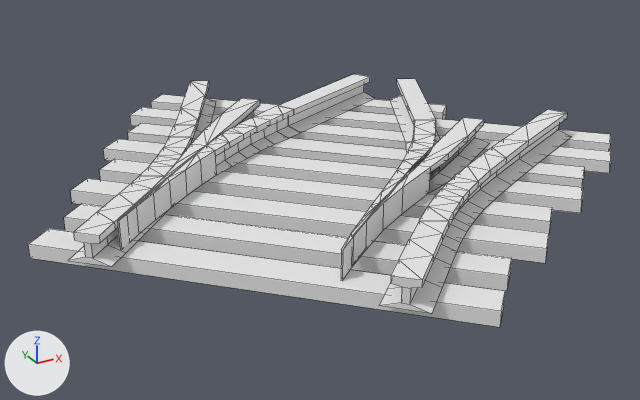
Two versions of the OBJ model models/advtrains_dtrack_s3_tieless_r_45.obj, one commit apart.
One viewpoint serves both versions: a camera (50 mm lens) standing at (-1.38, -2.59, 0.8) and looking at (0.14, 0.18, -0.59). Arrows for +X, +Y and +Z are at lower left; the lights stay in place. Mesh edges are drawn as thin lines. Where no turn or scale is listed for an object, it has been applied to the vertices.

The first picture shows 'dtrack_s3_blade_cr_cr_l_BezierCurve.014', 'dtrack_s3_blade_cr_st_r_BezierCurve.019', 'dtrack_s3_blade_st_cr_r_BezierCurve.020', 'dtrack_s3_blade_st_st_l_BezierCurve.015', 'dtrack_sy_45.frog.002_Cube.003', 'dtrack_sy_45.sleepers.002_Cube.005', 'dtrack_sy_45.stockrails_NurbsCurve.001'.
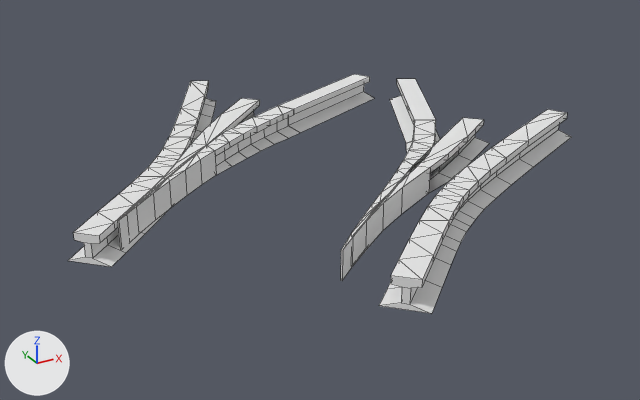
Where the change shows, as pixel boxes [x1, y1, x2, y2] in the pictures (640 x 400 px):
'dtrack_sy_45.sleepers.002_Cube.005', deleted: before [28, 94, 611, 327]

The change, as a diff of the scene's bpy script:
```diff
--- a/models/advtrains_dtrack_s3_tieless_r_45.obj.py
+++ b/models/advtrains_dtrack_s3_tieless_r_45.obj.py
@@ ob_dtrack_sy_45_sleepers_002_cube_005 @@
-ob_dtrack_sy_45_sleepers_002_cube_005 = bpy.data.objects.new('dtrack_sy_45.sleepers.002_Cube.005', me_dtrack_sy_45_sleepers_002_cube_005)
-ob_dtrack_sy_45_sleepers_002_cube_005.location = (0.0, 0.0, 0.0)
```
